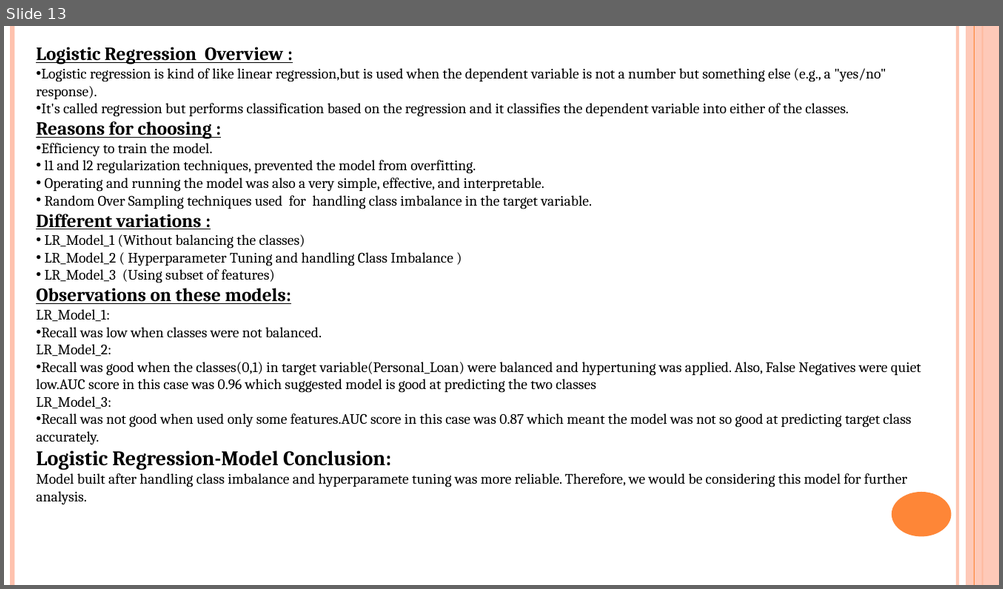
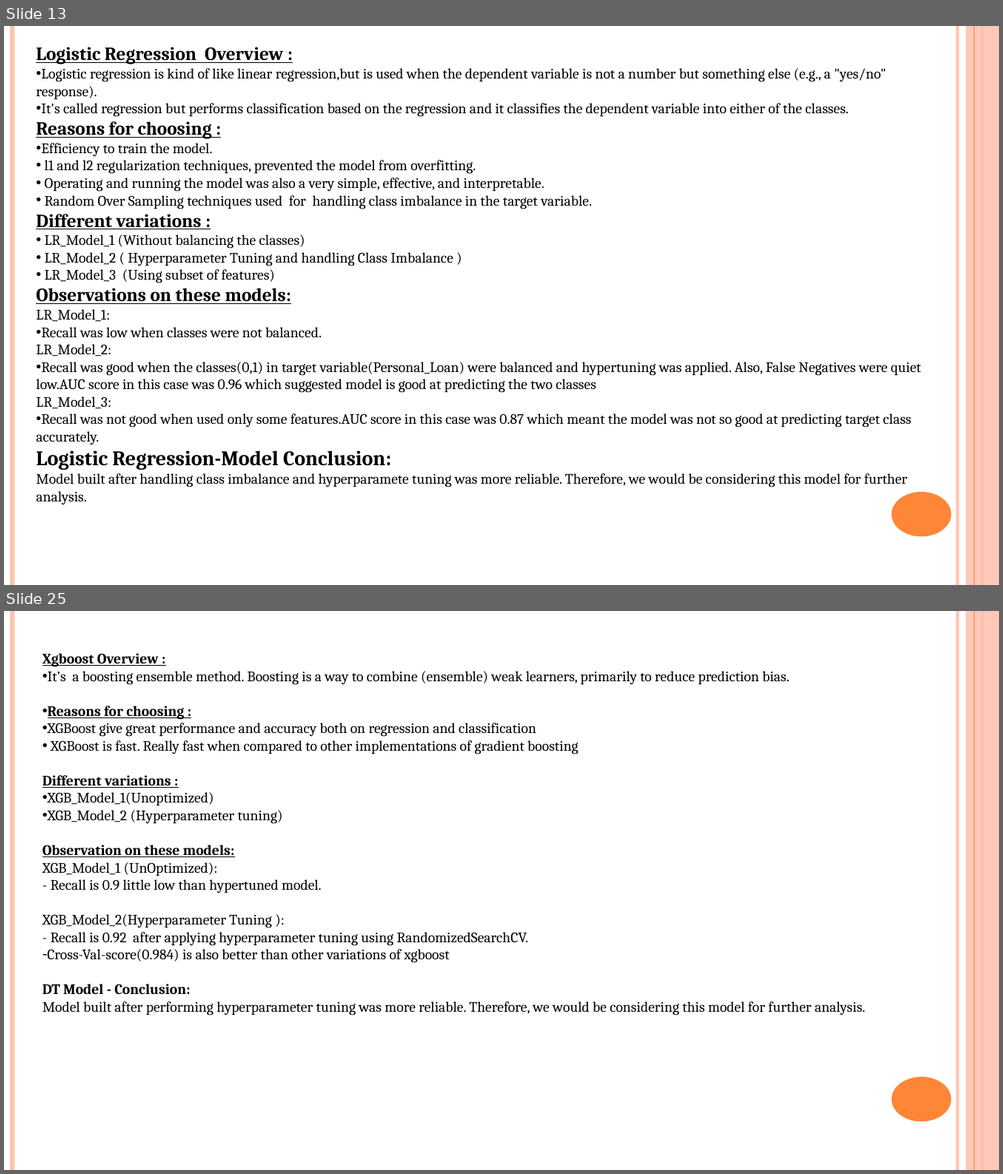
Before and after one commit to sachniv1023/final_project, a slide deck: Personal loan Campaign.pptx. Shown one above the other, each under a label of ours: slide 13 before the commit, slides 13 and 25 after it; the slides between them are not shown. The pictures are 1003x589 and 1003x1174 pixels, drawn with LibreOffice and Linux fonts; fonts in the diff are those of the drawing. Boxes give left, top, right and bottom in pixels: in the first picture for what was removed or moved away, otherwise in the second. Text is boxed around its words. In the diff, an @@ line names an element or a change of style, - is before the commit and + after.

```diff
--- a/Personal loan Campaign.pptx
+++ b/Personal loan Campaign.pptx
@@ slide 25 added at box(4, 611, 999, 1170), background #FFFFFF; not listed: 6 template elements that a slide beside it also shows @@
@@ text added at box(42, 653, 865, 1016), 14 pt, text #000000 @@
+Xgboost Overview :
+• It’s a boosting ensemble method. Boosting is a way to combine (ensemble) weak learners, primarily to reduce prediction bias.
+• Reasons for choosing :
+• XGBoost give great performance and accuracy both on regression and classification
+• XGBoost is fast. Really fast when compared to other implementations of gradient boosting
+Different variations :
+• XGB_Model_1(Unoptimized)
+• XGB_Model_2 (Hyperparameter tuning)
+Observation on these models:
+XGB_Model_1 (UnOptimized):
+- Recall is 0.9 little low than hypertuned model.
+XGB_Model_2(Hyperparameter Tuning ):
+- Recall is 0.92 after applying hyperparameter tuning using RandomizedSearchCV.
+– Cross-Val-score(0.984) is also better than other variations of xgboost
+DT Model - Conclusion:
+Model built after performing hyperparameter tuning was more reliable. Therefore, we would be considering this model for further analysis.
```
Also in this commit, not shown: 5 slides changed, 7 other slides added, 2 slides removed, 1 other file.
